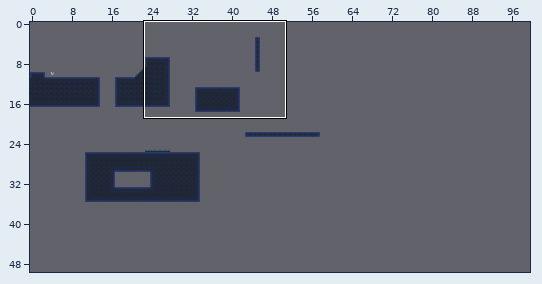
Tiled map -- data/levels/level_0.tmx. The first picture is a wide view before the edit; the outline marks the close-up.
Close-up. Old version:
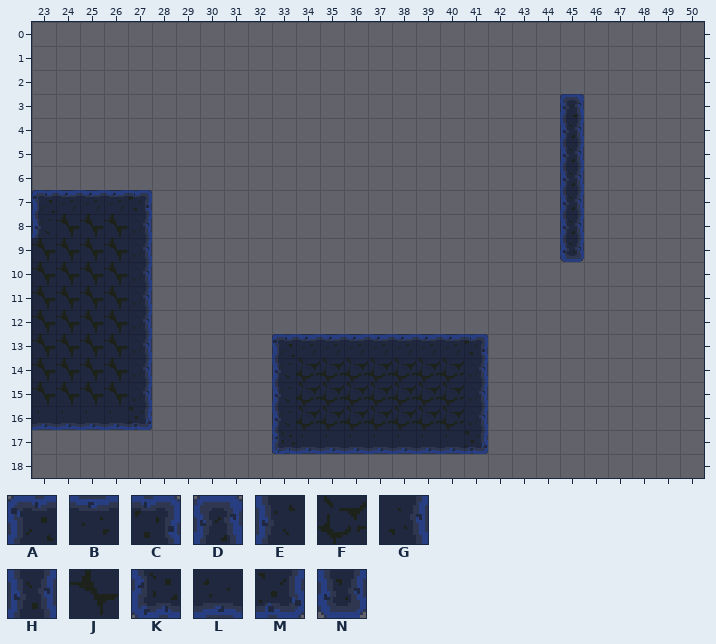
Cells are 16x16 px. Shown: x 23..50, y 0..18. The commit also changed other parts of the map, which this record leaves out.
Key: from "main_tile": A 0, B 1, C 2, D 3, E 8, F 9, G 10, H 11, J 14, K 16, L 17, M 18, N 19.
_ is an empty cell.
Layers that did not change in this view are not listed.
Layer "Terrain" before, first column x 23:
 0 ____________________________
 1 ____________________________
 2 ____________________________
 3 ______________________D_____
 4 ______________________H_____
 5 ______________________H_____
 6 ______________________H_____
 7 ABBBC_________________H_____
 8 EJJJG_________________H_____
 9 JJJJG_________________N_____
10 JJJJG_______________________
11 JJJJG_______________________
12 JJJJG_______________________
13 JJJJG_____ABBBBBBBC_________
14 JJJJG_____EFFFFFFFG_________
15 JJJJG_____EFFFFFFFG_________
16 LLLLM_____EFFFFFFFG_________
17 __________KLLLLLLLM_________
18 ____________________________
And afterwards:
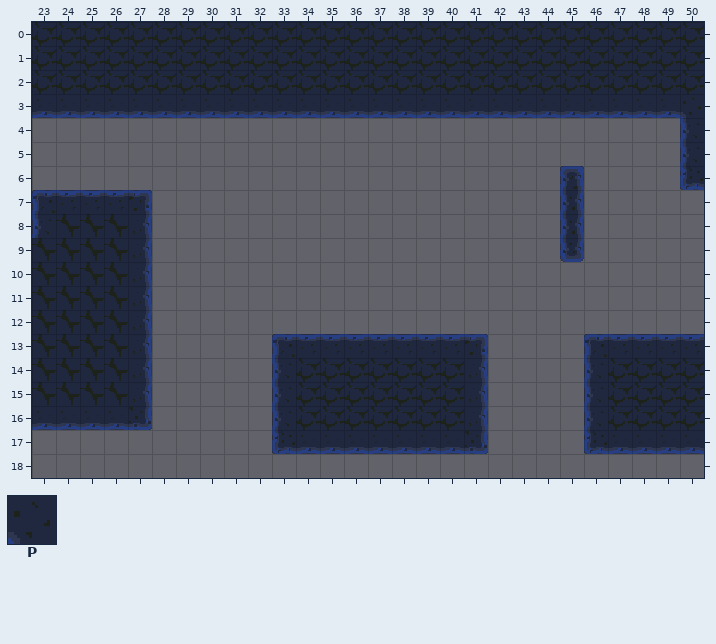
Further tiles: from "main_tile": P 5.
Edits made:
Layer "Terrain":
y 0..2: x 23..50 ____________________________ -> FFFFFFFFFFFFFFFFFFFFFFFFFFFF
y 3: x 23..50 ______________________D_____ -> LLLLLLLLLLLLLLLLLLLLLLLLLLLP
y 4..5: x 45 H -> _; x 50 _ -> E
y 6: x 45 H -> D; x 50 _ -> K
y 13: x 46..50 _____ -> ABBBB
y 14..16: x 46..50 _____ -> EFFFF
y 17: x 46..50 _____ -> KLLLL
Where, in picture pixels (left, top, right, bottom), the same in both close-ups:
changed: (32, 22, 704, 190)
added: (584, 334, 704, 454)
